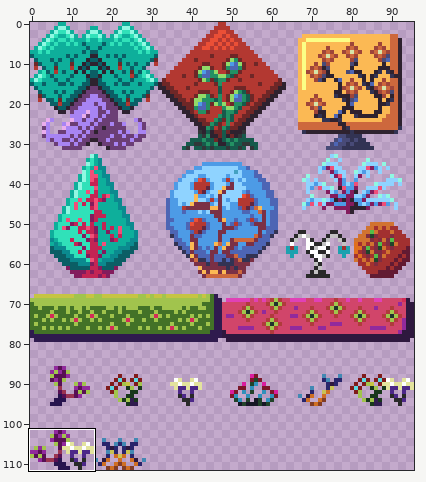
Sprite sheet -- environment/vegetation/Vegetation.png. The picture above shows the old version from afar; the outline marks the close-up.
Close-up. Before the commit:
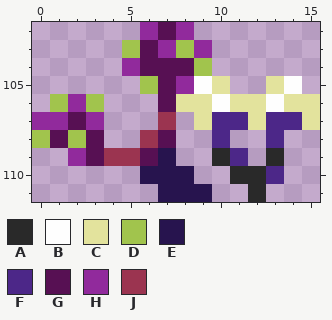
The file is 96x112 pixels. Shown: x 0..15, y 102..111. The commit also changed other parts of the picture, which this record leaves out.
Palette (. is transparent): A #292929  B #fefefe  C #e3e39d  D #a1c44d  E #27144e  F #4c2788  G #571053  H #912a9c  J #9b3450
Pixels before, first column x 0:
102 ......HGH.......
103 .....DGHDH......
104 .....HGGGD......
105 ......DGHBC..CB.
106 .DHD...GCCBCCBCC
107 HHGH...J.CFFCFFC
108 DGDG..JG..F..F..
109 ..HGJJGE..AF.A..
110 ......EEE..AAF..
111 .......EEE..A...
The same view after the edit:
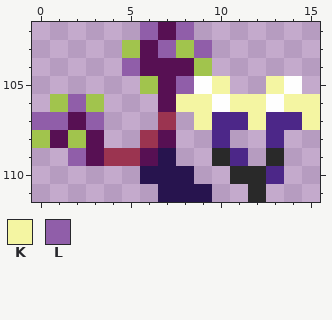
Colours new in this view: K #f4f5a2  L #905ea9
Diff:
The author changed colour C to colour K in row 105 at x 10 and 13; in row 106 at x 8 to 9, 11 to 12 and 14 to 15; in row 107 at x 9, 12 and 15.
The author changed colour H to colour L in row 102 at x 6 and 8; in row 103 at x 7 and 9; in row 104 at x 5; in row 105 at x 8; in row 106 at x 2; in row 107 at x 0 to 1 and 3.
The author changed colour H to colour L in row 109 at x 2.
Changed places in both close-ups, as pixel boxes (x1, y1, x2, y2):
changed: (32, 22, 320, 166)
